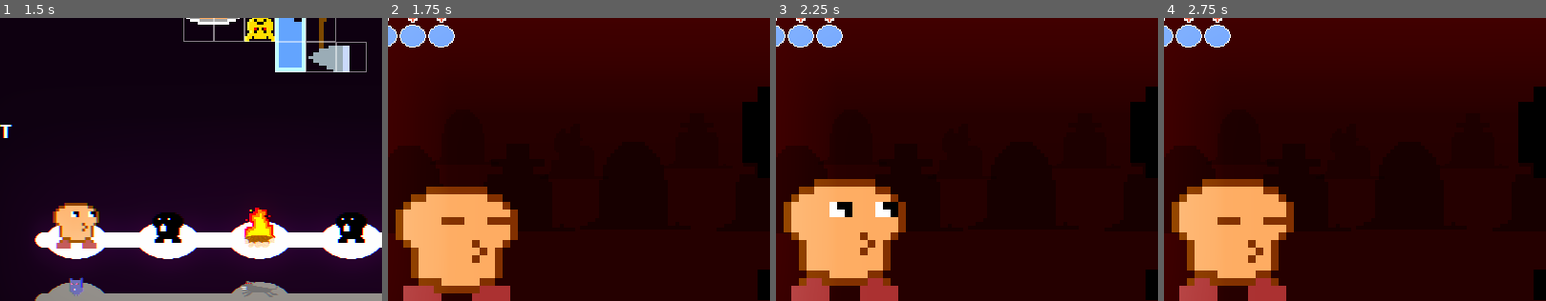
Above: before the commit, frames 1-4 (left to right).
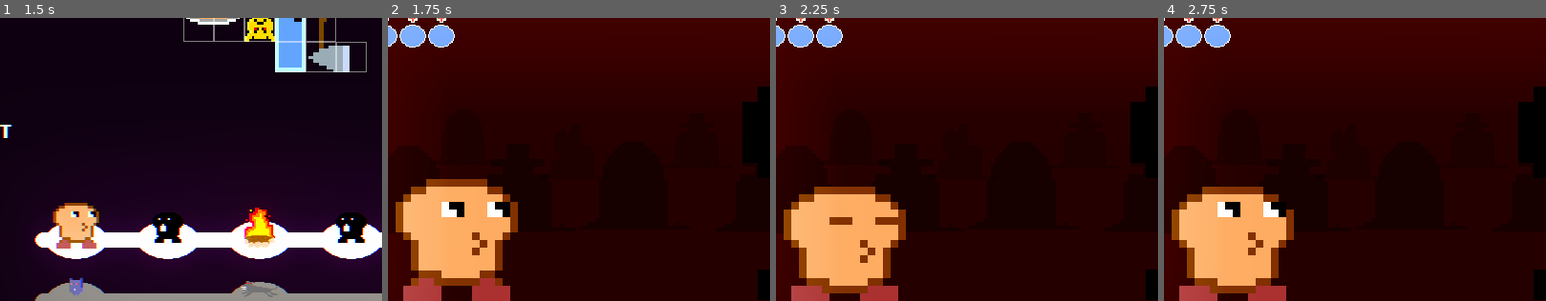
Above: after the commit, the same moments.

Repository: mcerdeira/inventory
Game: Godot game, scene res://scenes/Main.tscn
Same seed, same stepped clock (60 frames per second), same inputs: the game is played once before the commit and once after it.
Inputs (mouse positions are % of the whole screen's width and height, from its top left):
- Up to frame 1 (1.5 s): click "GO!" at 0.5 s; drag from (20, 73) to (4, 10) at 1.27 s
- Up to frame 2 (1.75 s): no input
- Up to frame 3 (2.25 s): drag from (32, 73) to (4, 10) at 2.02 s
- Up to frame 4 (2.75 s): no input
The pictures show only the part of the screen within x 10-60%, y 35-85%; the shares and areas given below are measured in that part.

Frame 1 is identical in both runs. In frame 2, 4.6% of the frame differs, in the area x 2-34%, y 56-98%; in frame 3, 4.6%; in frame 4, 4.6%.

Commit message:
coso

Diff:
--- a/src/scenes/EventWindow.gd
+++ b/src/scenes/EventWindow.gd
@@ -5,6 +5,7 @@
 var back = ["woods", "graveyard"]
 var turn_list = []
 var enemy_obj = null
+var current_weapon = null
 
 func _ready():
 	visible = false
@@ -31,14 +32,65 @@
 		Global.HP = Global.HP_TOTAL
 		Global.MP = Global.MP_TOTAL
 	elif turn == "attack":
-		enemy_obj.hp -= 1
+		var attk = get_next_weapon()
+		enemy_obj.hp -= attk
 		if enemy_obj.hp <= 0:
 			turn_list = []
 	elif turn == "hurt":
 		var dmg = enemy_obj.dmg
 		Global.HP -= enemy_obj.dmg
 		if Global.HP <= 0:
-			turn_list = []
+			var heal = get_next_heal_item()
+			if !heal:
+				turn_list = []
+			else:
+				$player/item.texture = load(heal.resource)
+				Global.HP = min(heal.value, Global.HP_TOTAL)
+
+func search_item_by_type(type):
+	var slots = get_tree().get_nodes_in_group("Slots")
+	for slot in slots:
+		if slot and slot.item_current and slot.item_current.visible and slot.item_object.type == type:
+			slot.item_current.visible = false
+			return slot.item_object
+
+	return null
+
+func get_next_heal_item():
+	return search_item_by_type("health")
+
+func get_next_mana_item():
+	return search_item_by_type("mana")
+
+func get_next_weapon_item():
+	var itm = search_item_by_type("magic")
+	if !itm:
+		itm = search_item_by_type("melee")
+
+	return itm
+
+func get_next_weapon():
+	if current_weapon and current_weapon.type == "magic":
+		if Global.MP <= 0:
+			var mheal = get_next_mana_item()
+			if mheal:
+				$player/item.texture = load(mheal.resource)
+				Global.MP = min(mheal.value, Global.MP_TOTAL)
+			else:
+				current_weapon = null
+
+	if current_weapon == null:
+		current_weapon = get_next_weapon_item()
+		$player/weapon.texture = load(current_weapon.resource)
+
+	if current_weapon:
+		if current_weapon.type == "magic":
+			Global.MP -= 1
+
+		var attk = current_weapon.value
+		return attk
+	else:
+		return 0
 
 func get_action():
 	turn_list = []
@@ -66,6 +118,14 @@
 	else:
 		$ColorRect2.color = Color8(38, 0, 0, 255)
 
+	if current_weapon != null:
+		current_weapon.uses -= 1
+		if current_weapon.uses <= 0:
+			current_weapon = null
+
+	if current_weapon != null:
+		$player/weapon.texture = load(current_weapon.resource)
+
 	$Backgrounds.choose_background(b)
 	pausetime = 1.5
 	visible = true
--- a/src/scenes/EventWindow.tscn
+++ b/src/scenes/EventWindow.tscn
@@ -260,7 +260,6 @@
 
 [node name="player" type="AnimatedSprite" parent="player"]
 frames = SubResource( 2 )
-frame = 1
 playing = true
 __meta__ = {
 "_edit_lock_": true
@@ -268,12 +267,19 @@
 
 [node name="eyes" type="AnimatedSprite" parent="player"]
 frames = SubResource( 3 )
-frame = 1
 speed_scale = 0.5
 playing = true
 __meta__ = {
 "_edit_lock_": true
 }
+
+[node name="weapon" type="Sprite" parent="player"]
+position = Vector2( -9.125, -5.125 )
+scale = Vector2( 0.2, 0.2 )
+
+[node name="item" type="Sprite" parent="player"]
+position = Vector2( 13.875, 0.5 )
+scale = Vector2( 0.2, 0.2 )
 
 [node name="icon" type="AnimatedSprite" parent="."]
 position = Vector2( 648, 336 )
--- a/src/scenes/Information.gd
+++ b/src/scenes/Information.gd
@@ -6,6 +6,8 @@
 func receive_data(item):
 	$title.text = "== " + item.name.to_upper() + " =="
 	$description.text = item.description + "\n\nEffect: " + item.long_description
+	if "uses" in item:
+		$description.text += "\n\n" + str(item.uses) + " uses."
 
 func receive_data_milestone(item):
 	$title.text = "== " + item.name.to_upper() + " =="
--- a/src/scenes/Slot.gd
+++ b/src/scenes/Slot.gd
@@ -1,11 +1,16 @@
 extends Area2D
 var occ = false
+var item_object = null
+var item_current = null
 
 func _physics_process(delta):
+	add_to_group("Slots")
 	occ = false
 	var list = get_overlapping_areas()
 	for l in list:
 		if l.is_in_group("other_item"):
+			item_current = l.get_parent()
+			item_object = item_current.item_object
 			occ = true
 			break
 
--- a/src/scripts/Global.gd
+++ b/src/scripts/Global.gd
@@ -113,7 +113,7 @@
 	"name": "Shotgun",
 	"description": "A rusty but functional shotgun.",
 	"long_description": "Range weapon that causes 2 dmg.",
-	"type": "range",
+	"type": "melee",
 	"value" : 4,
 	"size": "I",
 	"resource":"res://sprites/gun_spr_0.png",
